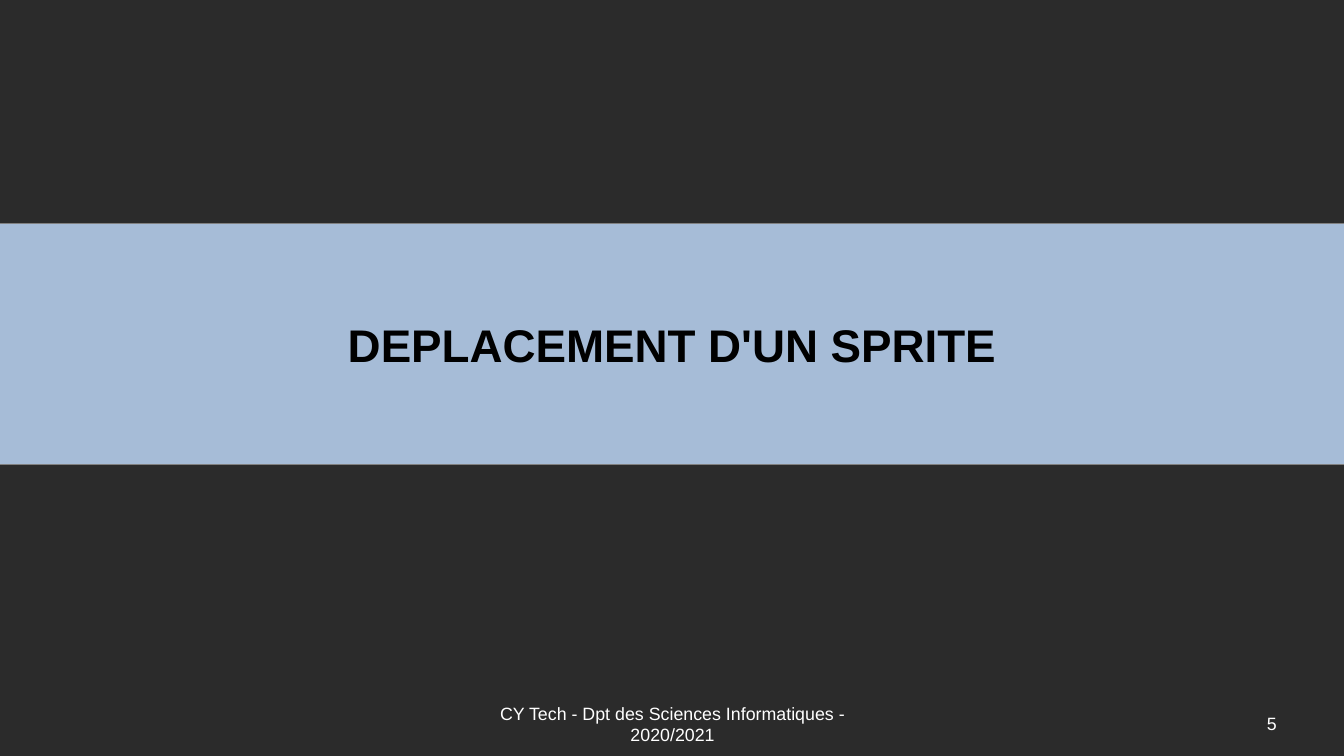
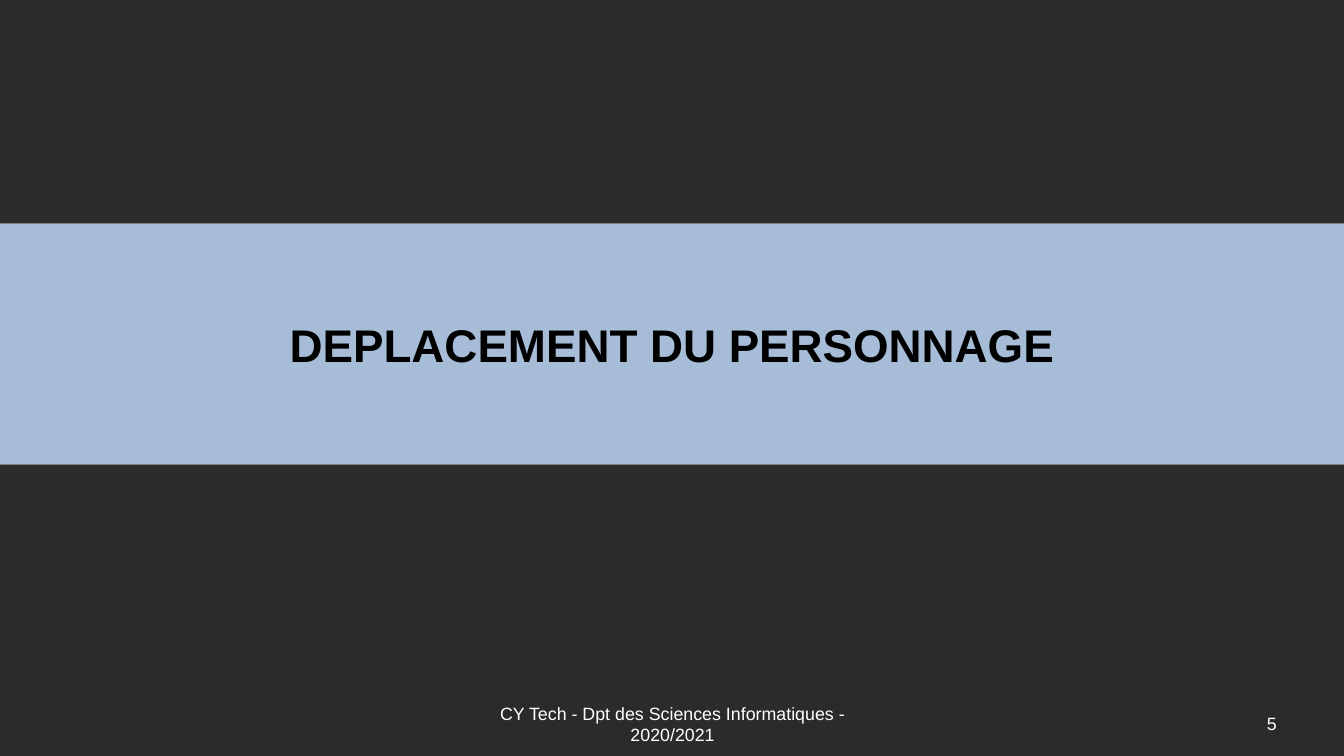
Before and after one commit to Romuald78/pyArcade, a slide deck: slide 5 of doc/UE_Libre_Jeu_Arcade_Stories.odp. Drawn at 1344x756 pixels with LibreOffice and Linux fonts; fonts in the diff are those of the drawing; background and template pictures are left out; a plain dark background stands for a picture behind light text. Boxes give left, top, right and bottom in pixels: in the first picture for what was removed or moved away, otherwise in the second. Text is boxed around its words. In the diff, an @@ line names an element or a change of style, - is before the commit and + after.

```diff
--- a/doc/UE_Libre_Jeu_Arcade_Stories.odp
+++ b/doc/UE_Libre_Jeu_Arcade_Stories.odp
@@ text in rectangle at [290,330,1054,363]: text changed @@
-DEPLACEMENT D'UN SPRITE
+DEPLACEMENT DU PERSONNAGE
```
Also in this commit, not shown: 4 other slides changed, 5 slides added, 12 other files.
